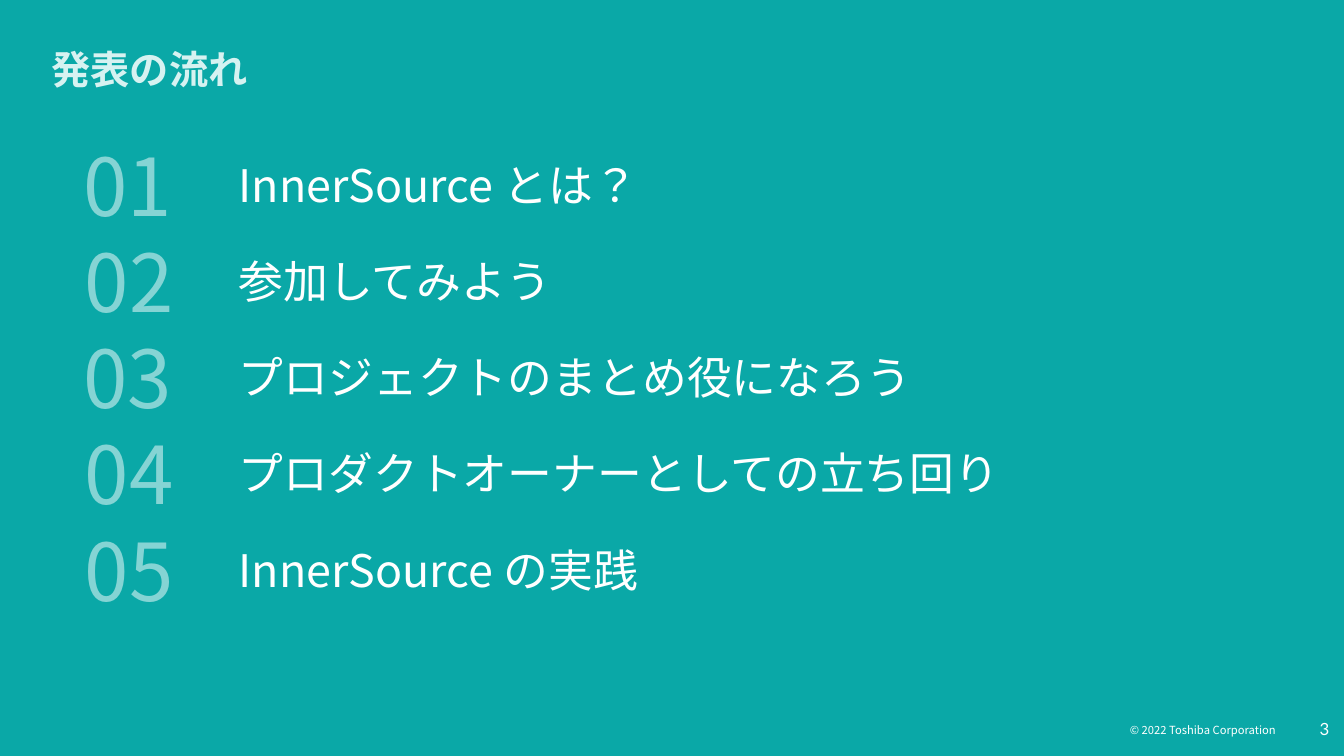
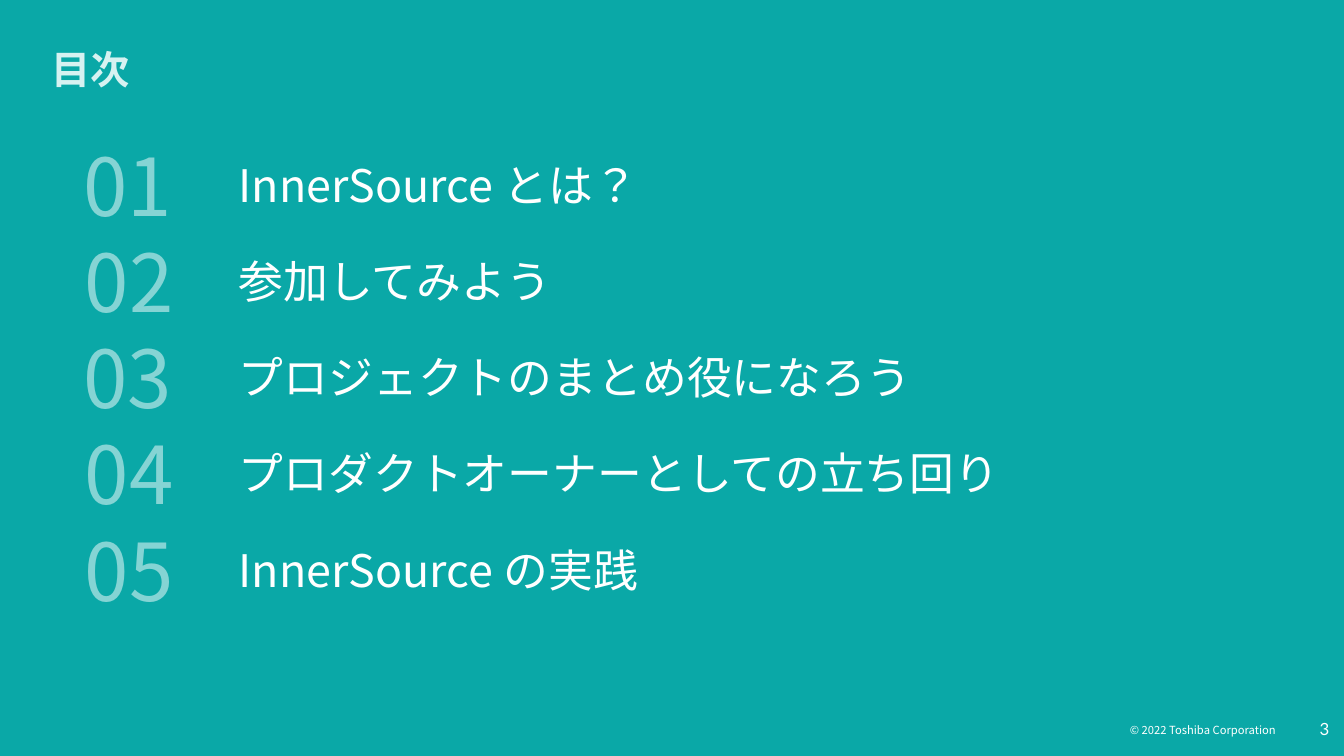
Before and after one commit to ystk/InnerSourceLearningPath-Presentation, a slide deck: slide 3 of InnerSource Learning Path-ja.pptx. Drawn at 1344x756 pixels with LibreOffice and Linux fonts; fonts in the diff are those of the drawing. Boxes give left, top, right and bottom in pixels: in the first picture for what was removed or moved away, otherwise in the second. Text is boxed around its words. In the diff, an @@ line names an element or a change of style, - is before the commit and + after.

Commit message:
InnerSource Learning Path-ja: Minor fix

```diff
--- a/InnerSource Learning Path-ja.pptx
+++ b/InnerSource Learning Path-ja.pptx
@@ title at (x1=52, y1=51, x2=130, y2=88): text changed @@
-発表の流れ
+目次
```
